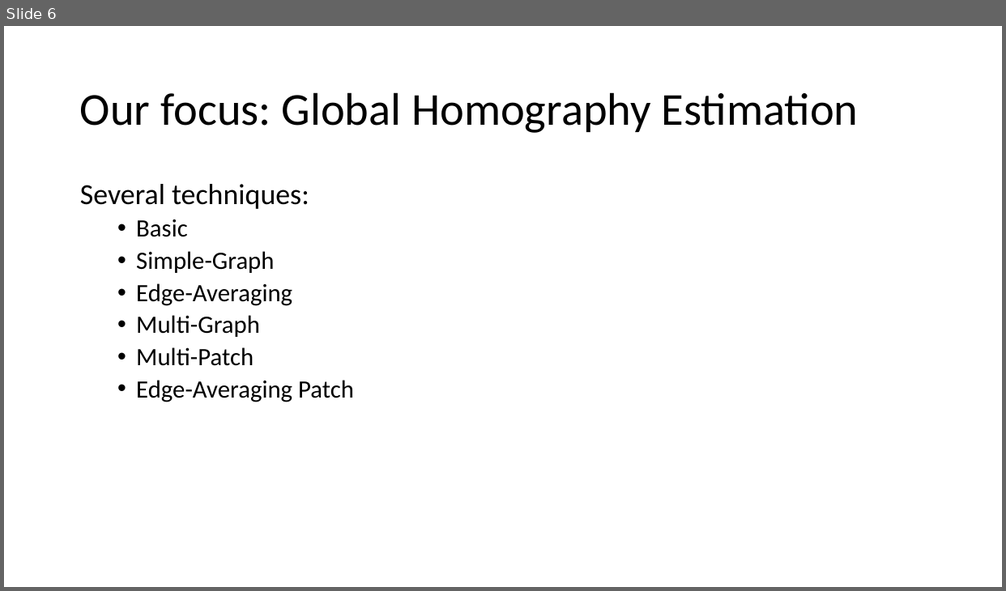
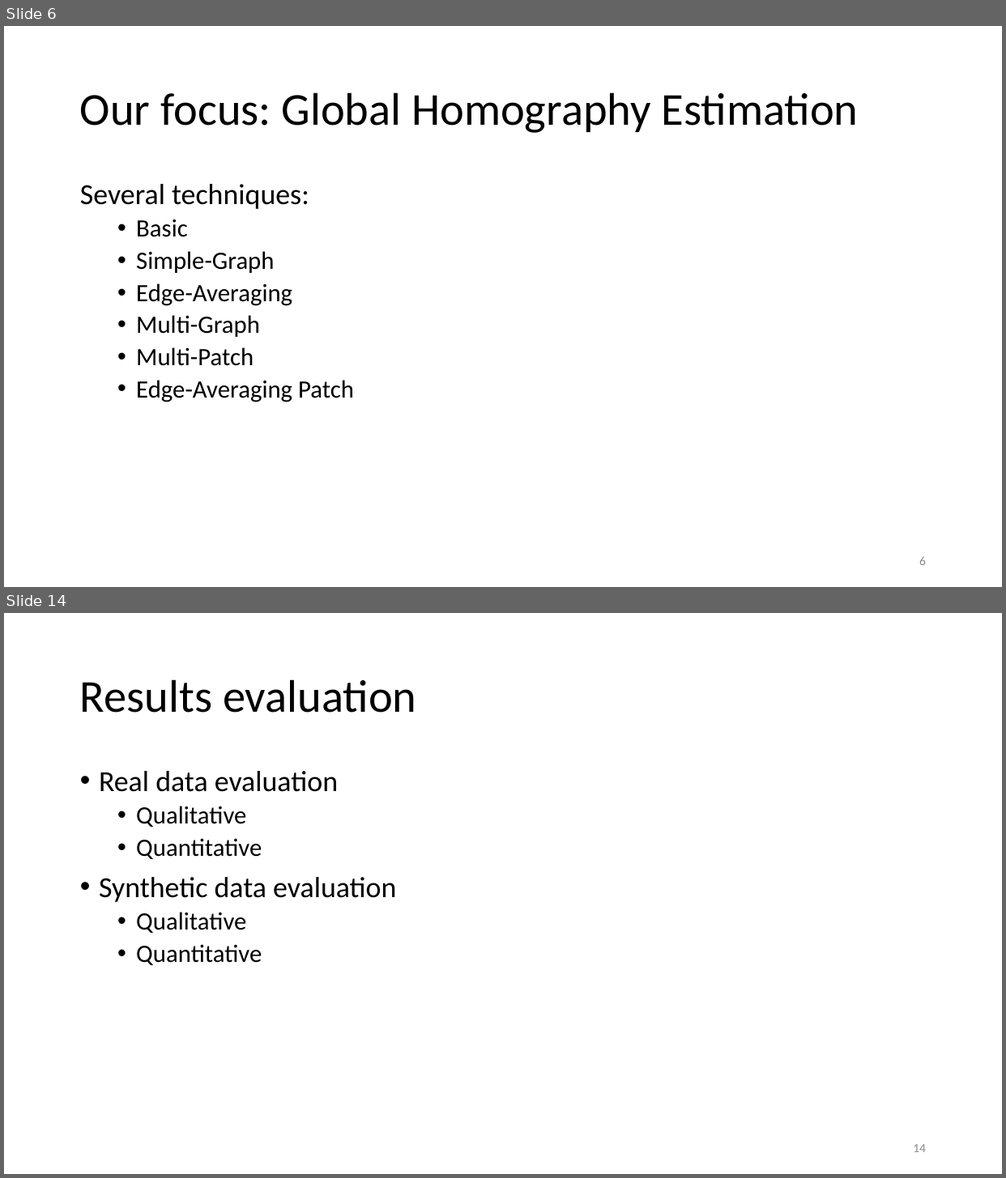
Before and after one commit to fasana-corrado/RGB-Mosaicing-via-Multigraph-Synchronization, a slide deck: presentation.pptx. Shown one above the other, each under a label of ours: slide 6 before the commit, slides 6 and 14 after it; the slides between them are not shown. The pictures are 1006x591 and 1006x1178 pixels, drawn with LibreOffice and Linux fonts; fonts in the diff are those of the drawing. Boxes give left, top, right and bottom in pixels: in the first picture for what was removed or moved away, otherwise in the second. Text is boxed around its words. In the diff, an @@ line names an element or a change of style, - is before the commit and + after.

```diff
--- a/presentation.pptx
+++ b/presentation.pptx
@@ slide 14 added at (4, 613, 1002, 1174), background #FFFFFF @@
@@ title added at (80, 679, 416, 713), 44 pt, text #000000 @@
+Results evaluation
@@ text added at (99, 771, 396, 965), 24 pt, text #000000 @@
+• Real data evaluation
+  • Qualitative
+  • Quantitative
+• Synthetic data evaluation
+  • Qualitative
+  • Quantitative
@@ page number added at (913, 1144, 926, 1152), 12 pt, text #8C8C8C @@
+14
@@ slide 6 changed as well @@
@@ page number added at (919, 557, 926, 565), 12 pt, text #8C8C8C @@
+6
```
Also in this commit, not shown: 5 other slides changed, 11 other slides added, 1 slide removed, 10 other files.
